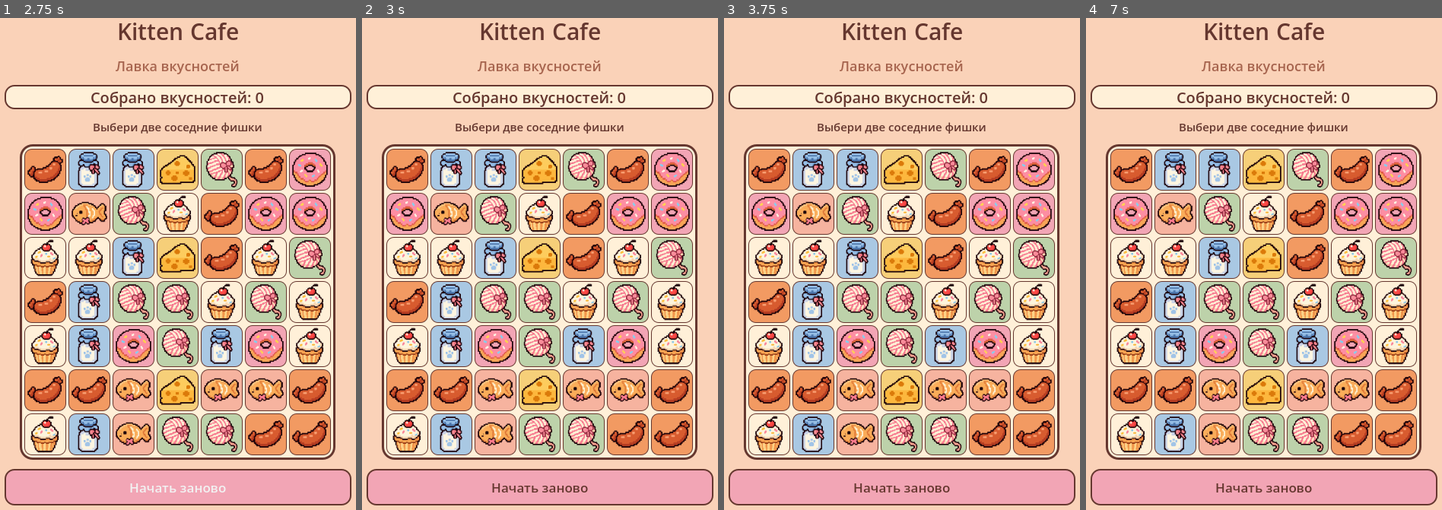
Above: before the commit, frames 1-4 (left to right).
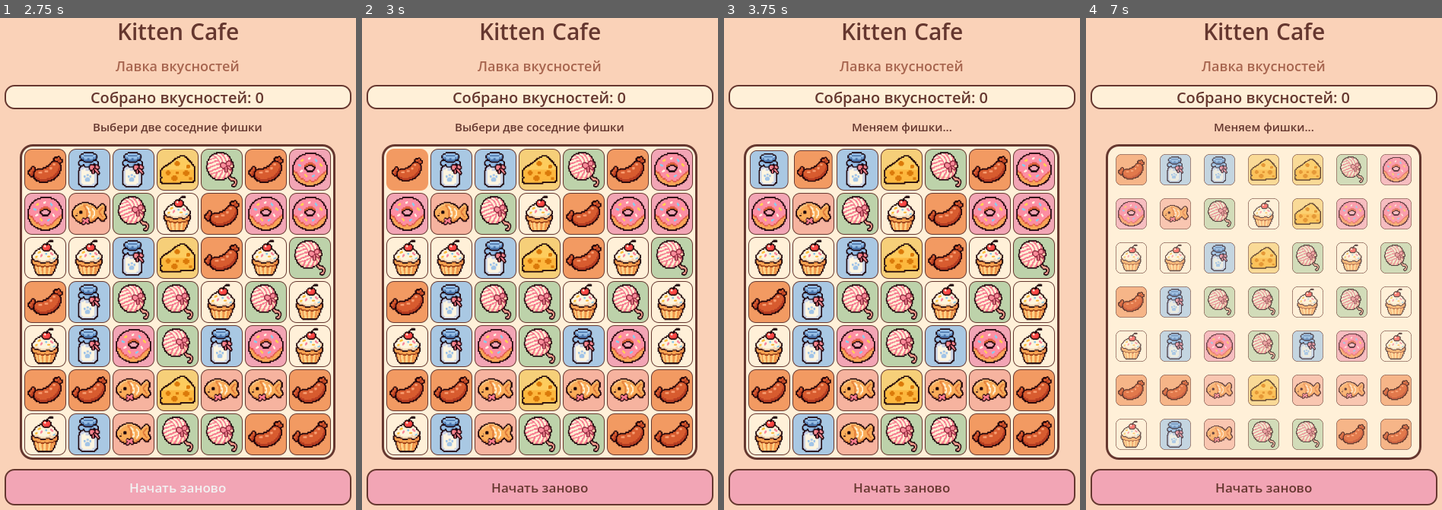
Above: after the commit, the same moments.

Repository: ArinaPig/Meown
Game: Godot game, scene res://scenes/minigames/match3/Match3.tscn
Two runs of this game, one before a commit and one after it. Both use one fixed random seed, a clock stepped at 60 frames per second and the inputs below. The project has no main scene, so this scene is started directly.
Inputs (mouse positions are in pixels of both pictures, inside the frame that each line leads up to):
- Up to frame 1 (2.75 s): click "Начать заново" at 0.5 s; click "Начать заново" at 1.25 s; click "Начать заново" at 2 s
- Up to frame 2 (3 s): click (408, 170) at 2.77 s
- Up to frame 3 (3.75 s): click (813, 170) at 3.52 s
- Up to frame 4 (7 s): click (1221, 170) at 4.27 s; click (1264, 170) at 5.02 s; click (1306, 170) at 5.77 s; click (1353, 170) at 6.52 s

Frame 1 is identical in both runs. In frame 2, 0.3% of the frame differs, in the area x 6-19%, y 26-36%; in frame 3, 2.4%; in frame 4, 40%, in the area x 6-93%, y 21-89%.

Commit message:
Restore tap-to-select controls alongside swipe

Diff:
--- a/scenes/minigames/match3/Match3.gd
+++ b/scenes/minigames/match3/Match3.gd
@@ -190,8 +190,6 @@
 		if cell.x >= 0 and not busy:
 			pointer_start_cell = cell
 			pointer_active = true
-			selected_cell = cell
-			_refresh_board()
 			get_viewport().set_input_as_handled()
 	elif released and pointer_active:
 		var start_cell := pointer_start_cell
